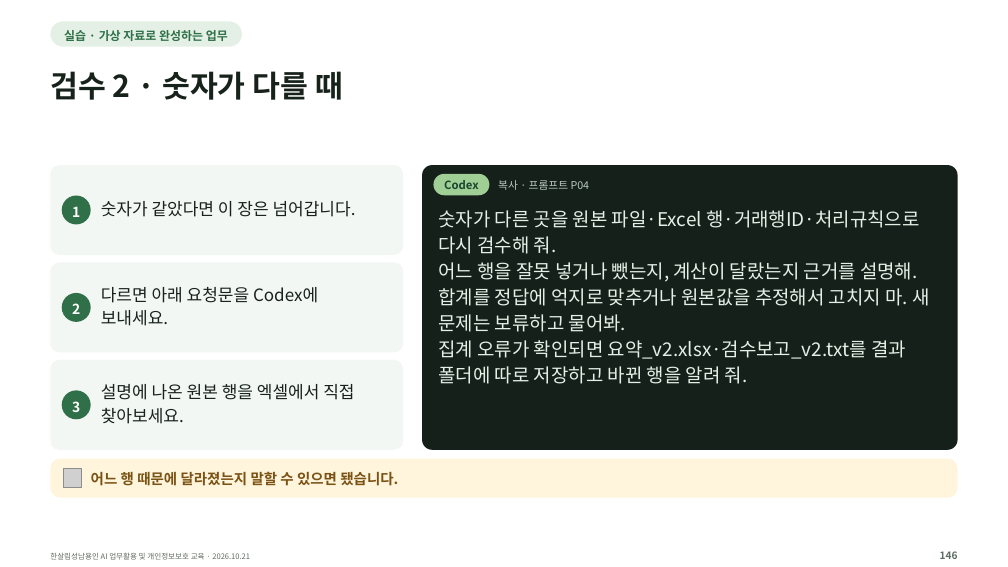
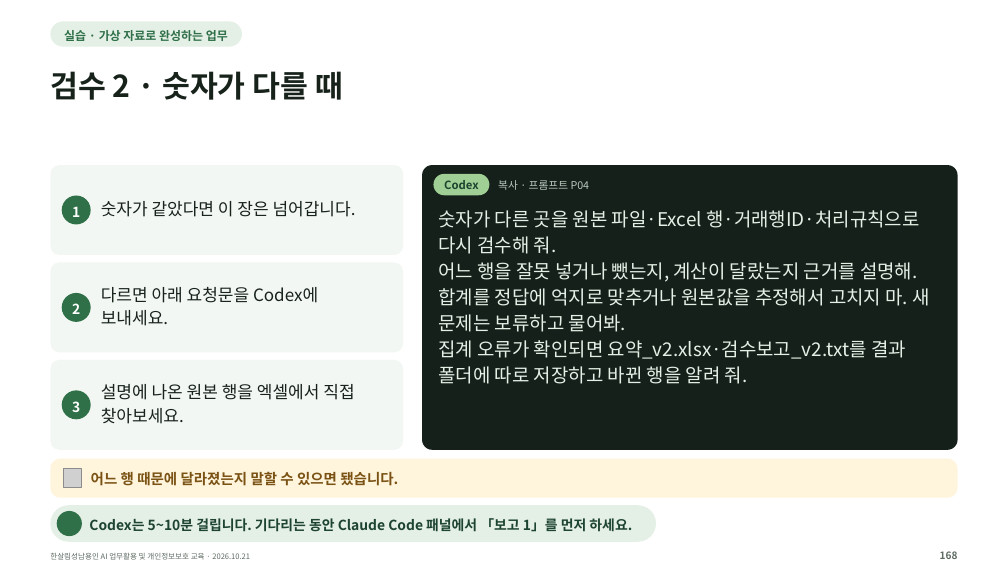
Before and after one commit to kscold/kscold-blog-version-2, a slide deck: slide 146 of apps/web/public/hansalim/files/한살림_AI교육_강의자료.pptx (slide 124 before the commit). Drawn at 1008x567 pixels with LibreOffice and Linux fonts; fonts in the diff are those of the drawing; grey boxes stand for pictures; background and template pictures are left out. Boxes give left, top, right and bottom in pixels: in the first picture for what was removed or moved away, otherwise in the second. Text is boxed around its words. In the diff, an @@ line names an element or a change of style, - is before the commit and + after.

Commit message:
feat(frontend): 한살림 자료 페이지를 가볍게 정리하고 글꼴이 든 165장 자료로 갱신함
- 강의 저장소 release 40f770a94545ce85(165장) 자료를 반영함. 실습 ZIP에 글꼴이 들어가 별도 글꼴 카드·버튼을 없애고, 예전 글꼴 ZIP 주소는 호환용으로만 남김
- 제목 아래 굵은 안내 상자를 보통 문장 한 줄로 바꾸고, 실습 자료 받기 버튼·준비 방법 보기·웹에서 강의 보기를 첫 화면에 둠
- 자료 목록을 큰 카드 대신 제목·용도·크기·버튼이 맞춰진 행으로 바꾸고, PPT 글꼴 안내는 접는 도움말로 옮김
- 실습 준비는 Windows를 먼저 보여 주고 Mac으로 바꿀 수 있게 함(방향키 지원). 압축을 푼 폴더 모양과 준비 완료 기준을 함께 보여 줌
- 강사 소개를 아래쪽 짧은 소개로 줄이고, 구역 제목의 영문 꼬리표를 뺌
- 동기화 스크립트가 release_id와 실습 ZIP 속 글꼴·라이선스까지 확인하고, 화면에 숨길 자료는 파일만 두게 함
- 자료 링크에 파일 해시 버전을 붙이고, 주소를 직접 열어도 한글 파일 이름으로 저장되게 Content-Disposition을 넣음
- 첫 화면 버튼 위치·크기, 안내 문장 모양, OS 전환 키보드 조작, 파일 해시·응답 헤더, 슬라이드 장수를 E2E로 확인함

```diff
--- a/apps/web/public/hansalim/files/한살림_AI교육_강의자료.pptx
+++ b/apps/web/public/hansalim/files/한살림_AI교육_강의자료.pptx
@@ rounded rectangle added at box(51, 505, 656, 541), fill #E4EFE6 @@
@@ rounded rectangle added at box(57, 511, 82, 536), fill #2F7048 @@
@@ text added at box(89, 518, 632, 532), 13.2 pt, text #1D4430, bold @@
+Codex는 5~10분 걸립니다. 기다리는 동안 Claude Code 패널에서 「보고 1」를 먼저 하세요.
@@ text at box(940, 551, 958, 559): text changed @@
-146
+168
```
Also in this commit, not shown: 109 other slides changed, 26 slides added, 1 slide removed, 26 other files.
